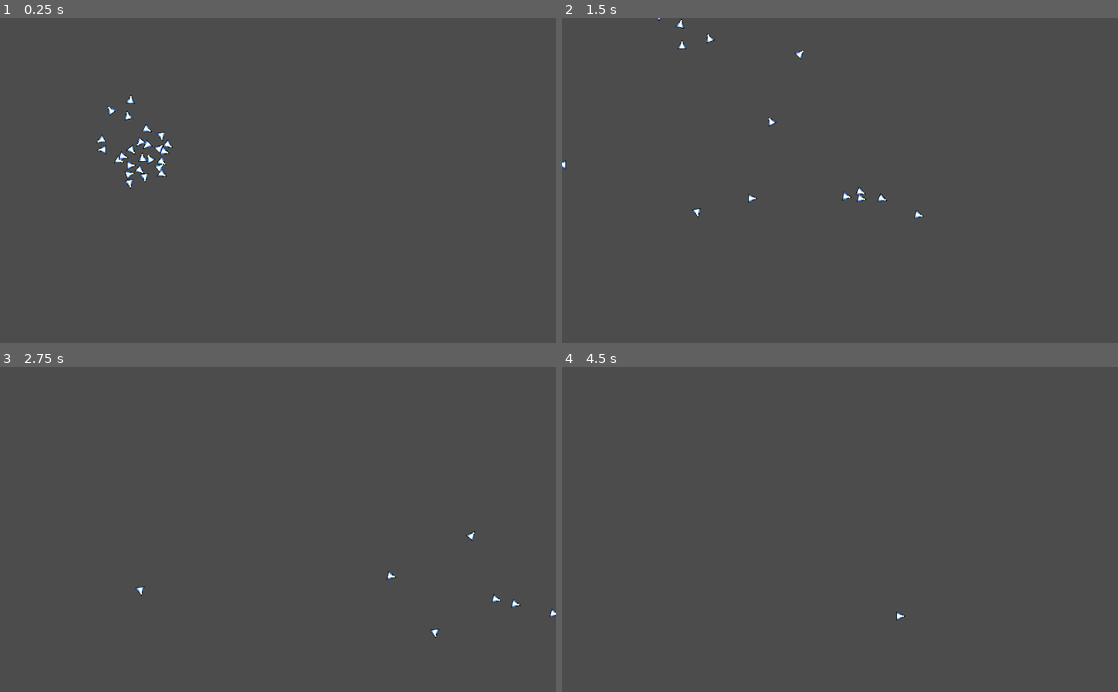
Above: before the commit, frames 1-4 (two rows, left to right).
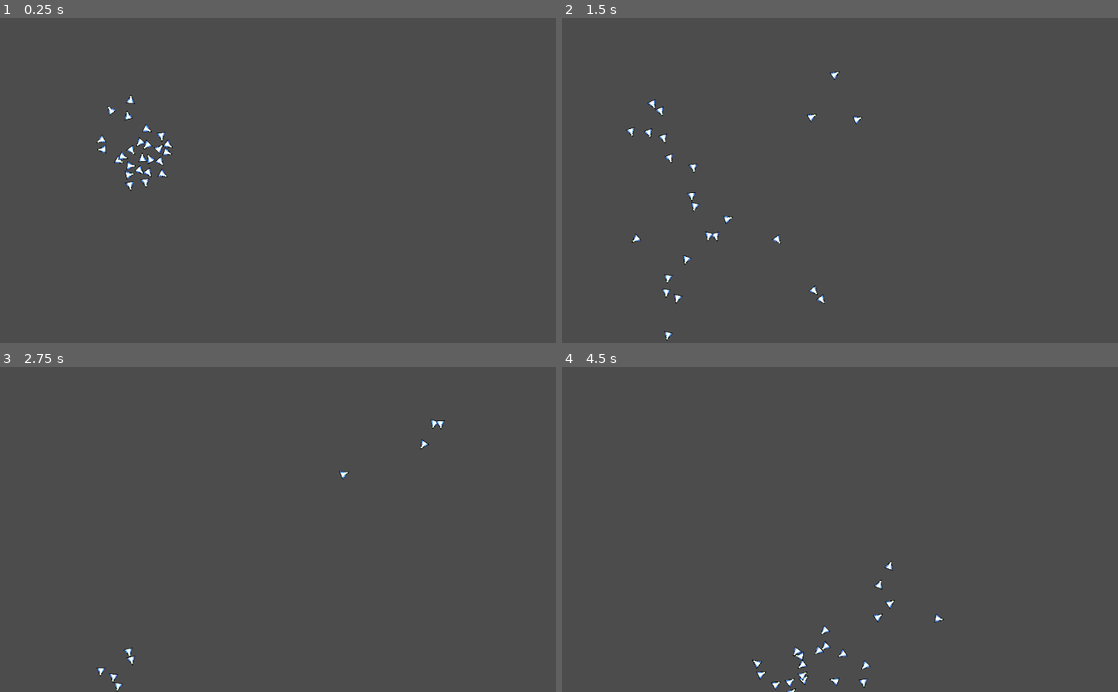
Above: after the commit, the same moments.

Repository: Coaltar/GodotBoids
Game: Godot game, scene res://BoidManager.tscn
Same seed, same stepped clock (60 frames per second), same inputs: the game is played once before the commit and once after it. The project has no main scene, so this scene is started directly.
Inputs:
- Up to frame 1 (0.25 s): no input
- Up to frame 2 (1.5 s): no input
- Up to frame 3 (2.75 s): no input
- Up to frame 4 (4.5 s): no input

The runs differ from the first frame. In frame 1, 0.3% of the frame differs, in the area x 17-31%, y 25-54%; in frame 2, 0.9%, in the area x 0-65%, y 0-100%; in frame 3, 0.4%; in frame 4, 0.5%.

Commit message:
Add boundary rule

Diff:
--- a/BoidManager.gd
+++ b/BoidManager.gd
@@ -50,27 +50,26 @@
 	for boid in boids:
 		var neighbors = get_boid_neighbors(boid)
 
+		var neighbor_adjustments = Vector2.ZERO
+
 		if(len(neighbors) > 0):
 
 			var res_rule1 = rule1(boid, neighbors)
 			var res_rule2 = rule2(boid, neighbors)
 			var res_rule3 = rule3(boid, neighbors)
 
-			var ideal_vel = boid.velocity + res_rule1 + res_rule2 + res_rule3
 
-			#var ideal_direction = ideal_vel.normalized()
-			#var ideal_mag = ideal_vel.length()
-			#var actual_vel = boid.velocity.slerp(ideal_vel, delta)
-			boid.update_velocity(ideal_vel, delta)
+			neighbor_adjustments = res_rule1 + res_rule2 + res_rule3
+
+
 
 			pass
 		else:
 			pass
 
-
-
-
-
+		var adj_bpunds = boundary_rule(boid)
+		var ideal_vel = boid.velocity + neighbor_adjustments + adj_bpunds
+		boid.update_velocity(ideal_vel, delta)
 	pass
 
 func get_boid_neighbors(boid):
@@ -126,4 +125,24 @@
 	return vel * RULE3_FACTOR
 
 
-#func boundary_rule
+
+func boundary_rule(boid):
+	var XMIN = 100
+	var XMAX = 800;
+	var YMIN = 100;
+	var YMAX = 800;
+
+	var spd_adj = 10
+	var adj = Vector2.ZERO
+
+
+	if(boid.position.x < XMIN ):
+		adj.x += spd_adj
+	if(boid.position.x > XMAX ):
+		adj.x -= spd_adj
+	if(boid.position.y < YMIN ):
+		adj.y += spd_adj
+	if(boid.position.y > YMAX ):
+		adj.y -= spd_adj
+
+	return adj
